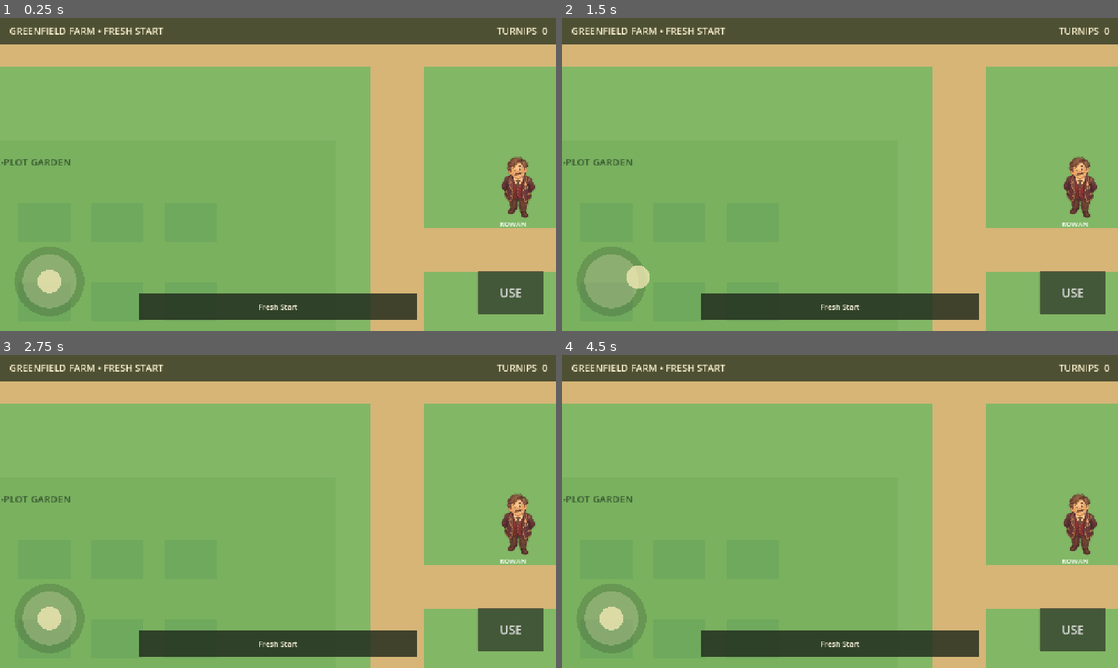
Above: before the commit, frames 1-4 (two rows, left to right).
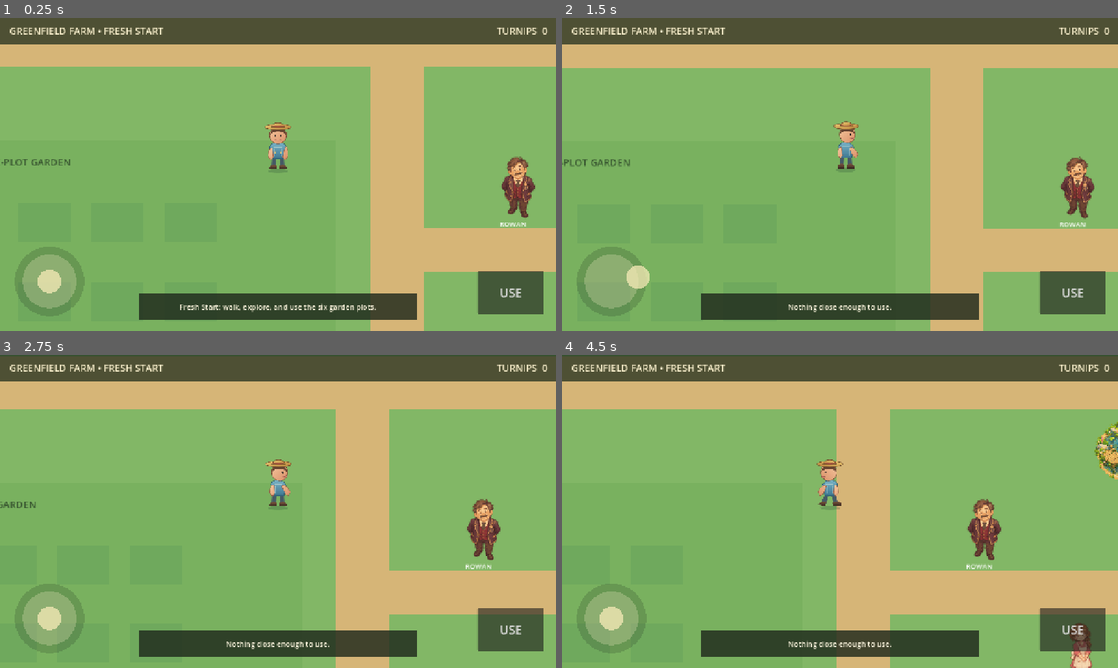
Above: after the commit, the same moments.

Repository: mohsenbigdeli/New
Game: Godot game, scene res://scenes/fresh/main.tscn
Two runs of this game, one before a commit and one after it. Both use one fixed random seed, a clock stepped at 60 frames per second and the inputs below.
Inputs (mouse positions are in pixels of both pictures, inside the frame that each line leads up to):
- Up to frame 1 (0.25 s): no input
- Up to frame 2 (1.5 s): click "USE" at 0.5 s; tap Enter at 1.25 s; drag from (612, 280) to (1079, 208) at 1.27 s
- Up to frame 3 (2.75 s): drag from (166, 527) to (517, 545) at 2.02 s
- Up to frame 4 (4.5 s): tap Space at 2.75 s; move the mouse to (895, 442) at 2.77 s; hold D 2.78-3.5 s; tap Q at 2.85 s; drag from (812, 574) to (606, 561) at 3.52 s; move the mouse to (1006, 558) at 4.27 s; hold A from 4.28 s (still down); tap 6 at 4.35 s

The runs differ from the first frame. In frame 1, 0.9% of the frame differs, in the area x 32-68%, y 33-94%; in frame 2, 2.5%; in frame 3, 13%; in frame 4, 19%, in the area x 0-100%, y 15-100%.
Error before the commit: Parse Error: Cannot infer the type of "idle_name" variable because the value doesn't have a set type. (res://scripts/fresh/player.gd:69)

Commit message:
Fix Fresh Start animation typing for Godot 4.7

Diff:
--- a/greenfield-farm/scripts/fresh/player.gd
+++ b/greenfield-farm/scripts/fresh/player.gd
@@ -51,8 +51,8 @@
 		interaction_result.emit(result)
 
 func _update_animation(move: Vector2) -> void:
-	var direction := _direction_name(facing)
-	var wanted := ("walk_" if move.length() > 0.05 else "idle_") + direction
+	var direction: String = _direction_name(facing)
+	var wanted: String = ("walk_" if move.length() > 0.05 else "idle_") + direction
 	if sprite.animation != wanted:
 		sprite.play(wanted)
 
@@ -64,15 +64,15 @@
 func _build_sprite_frames() -> void:
 	var frames := SpriteFrames.new()
 	frames.remove_animation("default")
-	var names := ["down", "right", "left", "up"]
+	var names: Array[String] = ["down", "right", "left", "up"]
 	for row in range(4):
-		var idle_name := "idle_" + names[row]
+		var idle_name: String = "idle_" + names[row]
 		frames.add_animation(idle_name)
 		frames.set_animation_loop(idle_name, true)
 		frames.set_animation_speed(idle_name, 1.0)
 		frames.add_frame(idle_name, _atlas_frame(0, row))
 
-		var walk_name := "walk_" + names[row]
+		var walk_name: String = "walk_" + names[row]
 		frames.add_animation(walk_name)
 		frames.set_animation_loop(walk_name, true)
 		frames.set_animation_speed(walk_name, 7.5)
